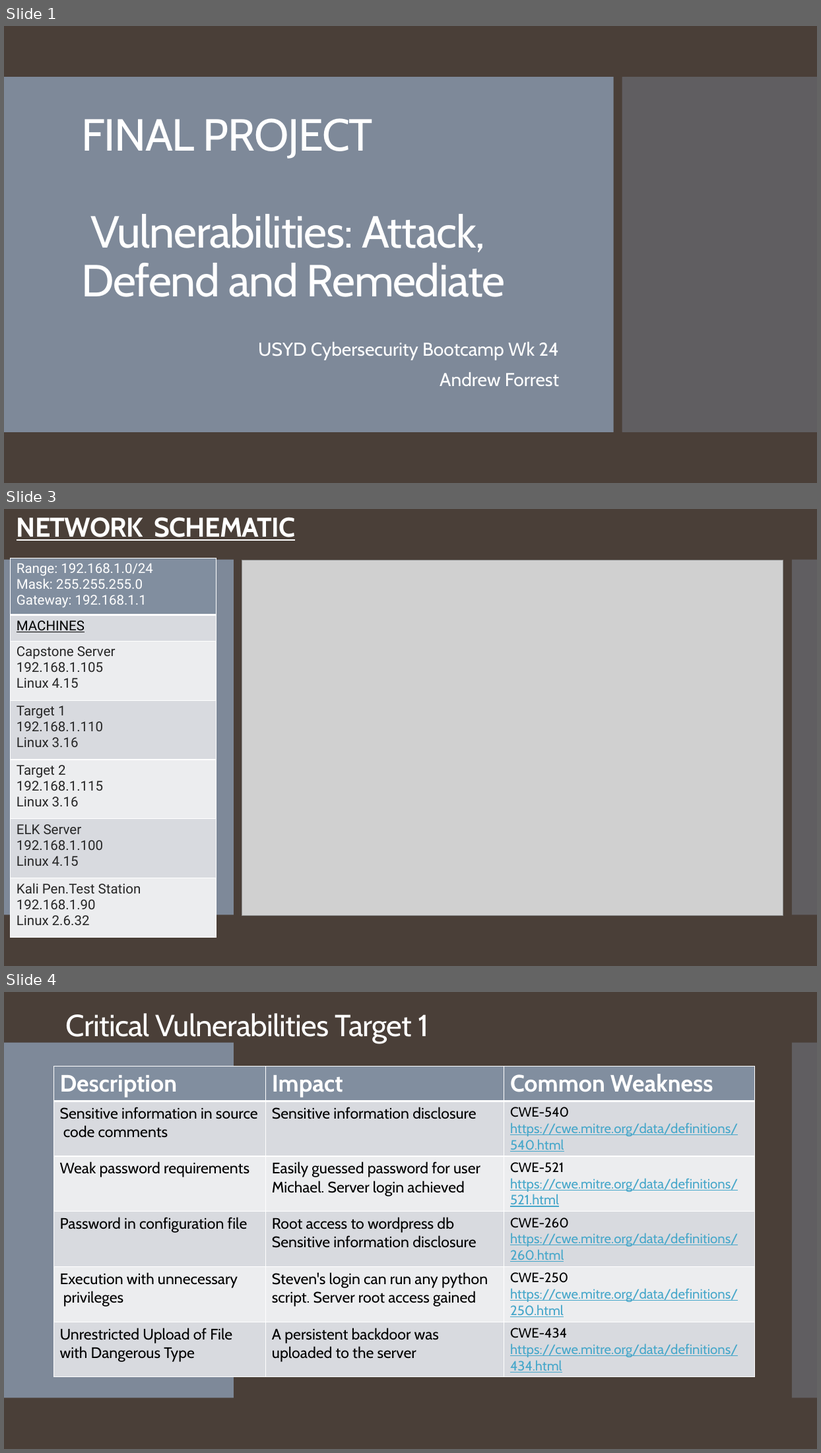
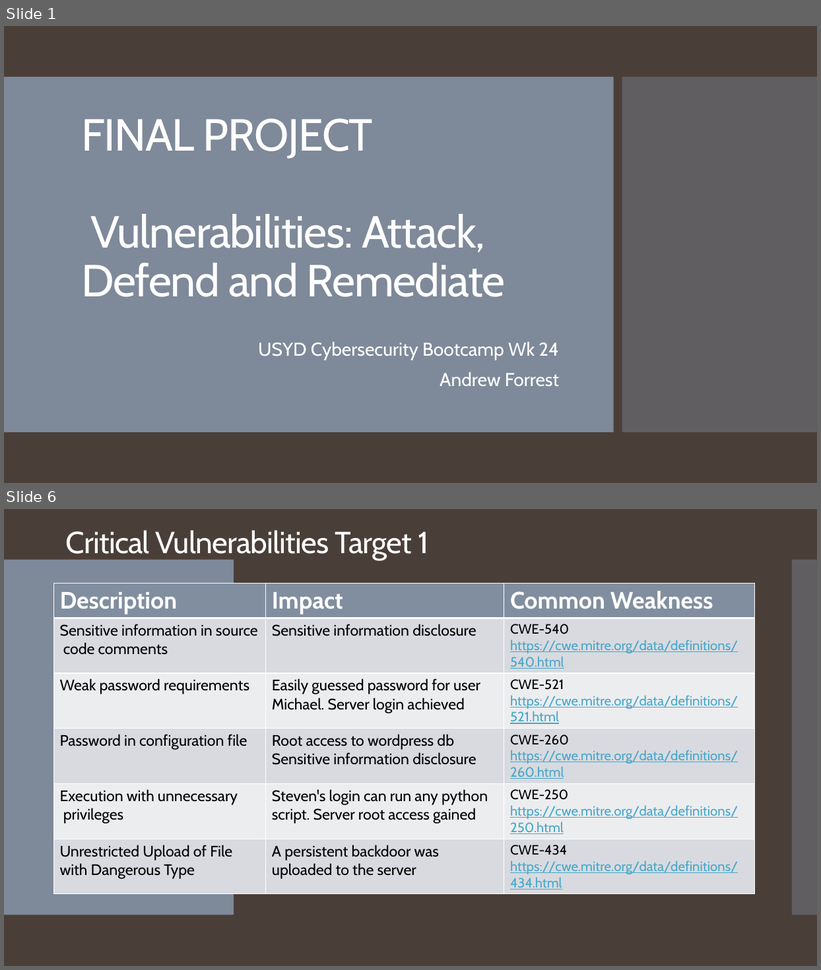
Before and after one commit to forrestaj64/Vulnerabilities-Attack-Defend-Remediate, a slide deck: Overiew-Presentation.pptx. Shown one above the other, each under a label of ours: slides 1, 3 and 4 before the commit, slides 1 and 6 after it; the slides between them are not shown. The pictures are 821x1453 and 821x970 pixels, drawn with LibreOffice and Linux fonts; fonts in the diff are those of the drawing; grey boxes stand for pictures. Boxes give left, top, right and bottom in pixels: in the first picture for what was removed or moved away, otherwise in the second. Text is boxed around its words. In the diff, an @@ line names an element or a change of style, - is before the commit and + after.

```diff
--- a/Overiew-Presentation.pptx
+++ b/Overiew-Presentation.pptx
@@ slide 3 removed at (4, 509, 817, 966), background #4A3F38; not listed: 2 template elements that a slide beside it also shows @@
@@ title removed at (17, 517, 296, 541) @@
-NETWORK SCHEMATIC
@@ table removed at (11, 558, 217, 938), 7 rows, 1 columns @@
-Range: 192.168.1.0/24 Mask: 255.255.255.0 Gateway: 192.168.1.1
-MACHINES
-Capstone Server / 192.168.1.105 / Linux 4.15
-Target 1 / 192.168.1.110 / Linux 3.16
-Target 2 / 192.168.1.115 / Linux 3.16
-ELK Server / 192.168.1.100 / Linux 4.15
-Kali Pen.Test Station / 192.168.1.90 / Linux 2.6.32
@@ picture removed at (242, 560, 783, 916) @@
@@ what was slide 4 is now slide 6 @@
```
Also in this commit, not shown: 8 slides changed, 4 slides added, 1 other slide removed.
